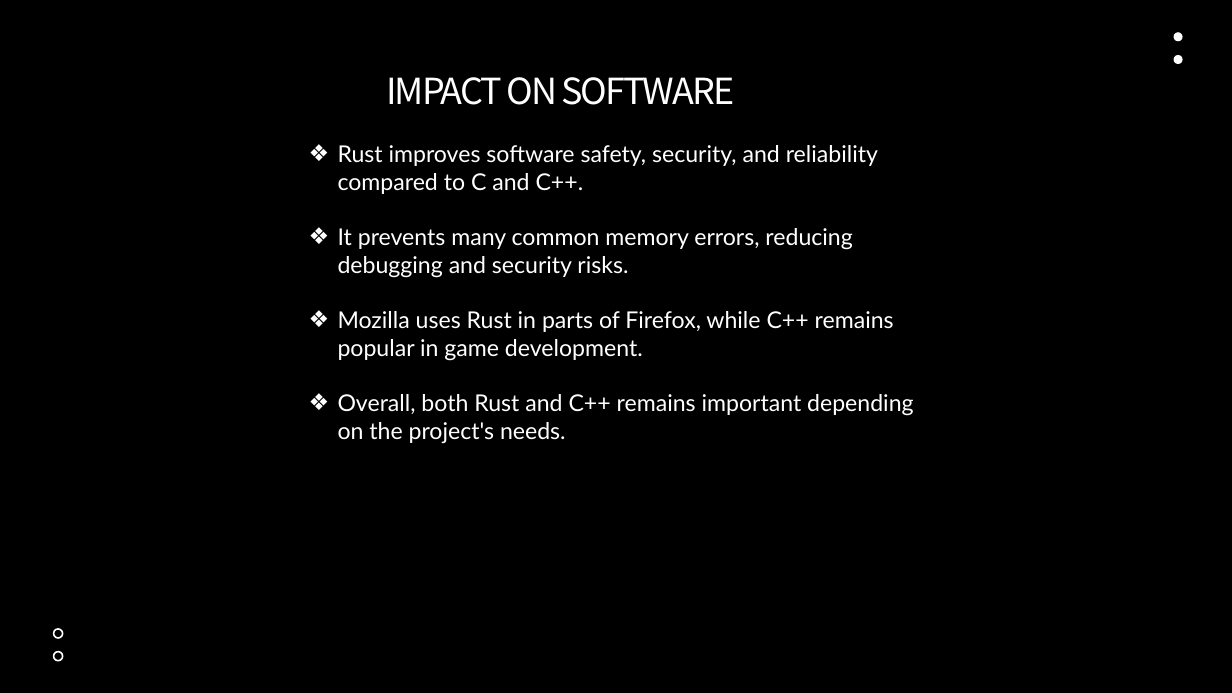
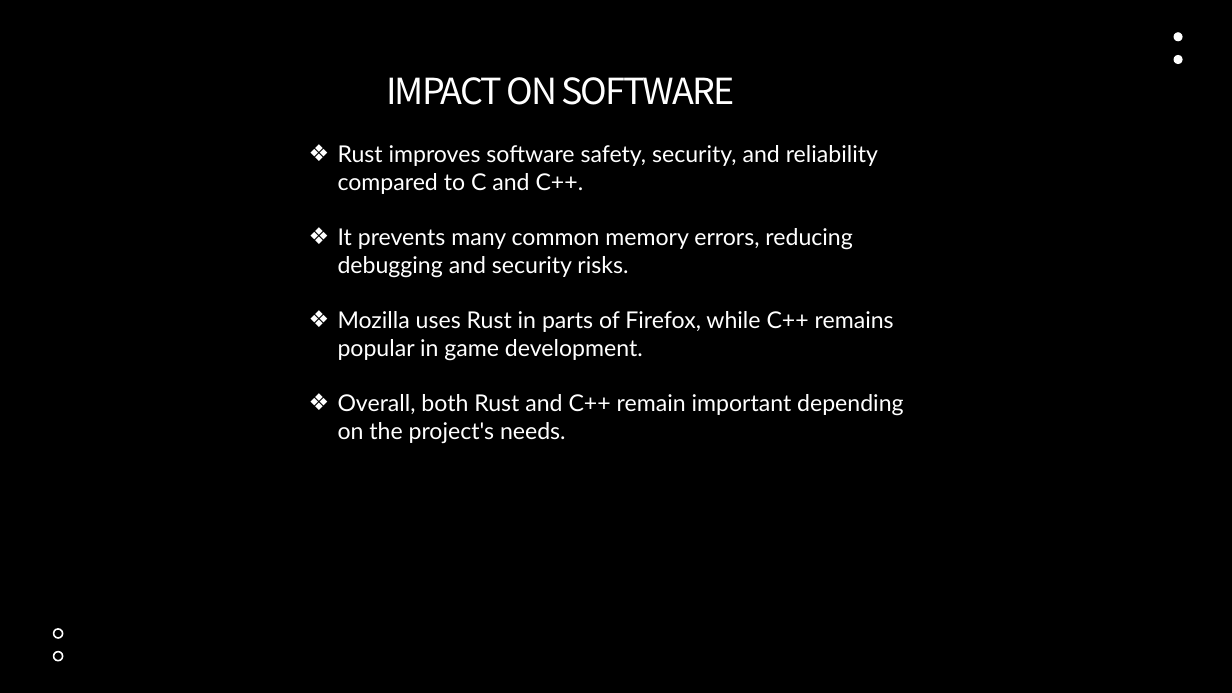
Before and after one commit to keyun5528/Group3_Project, a slide deck: slide 1 of pwrpoint.pptx. Drawn at 1232x693 pixels with LibreOffice and Linux fonts; fonts in the diff are those of the drawing; background and template pictures are left out. Boxes give left, top, right and bottom in pixels: in the first picture for what was removed or moved away, otherwise in the second. Text is boxed around its words. In the diff, an @@ line names an element or a change of style, - is before the commit and + after.

Commit message:
Fixed the word remains to remain

```diff
--- a/pwrpoint.pptx
+++ b/pwrpoint.pptx
@@ text at [338,394,903,443]: text changed @@
-❖ Overall, both Rust and C++ remains important depending on the project's needs.
+❖ Overall, both Rust and C++ remain important depending on the project's needs.
```
Also in this commit, not shown: 1 other file.
